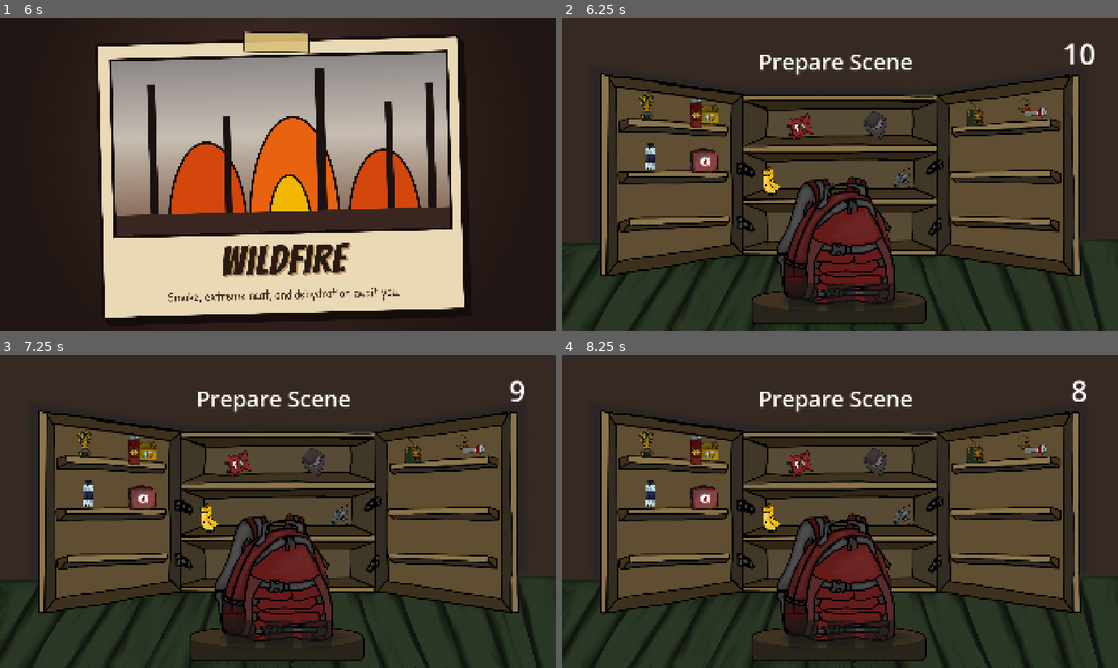
Above: before the commit, frames 1-4 (two rows, left to right).
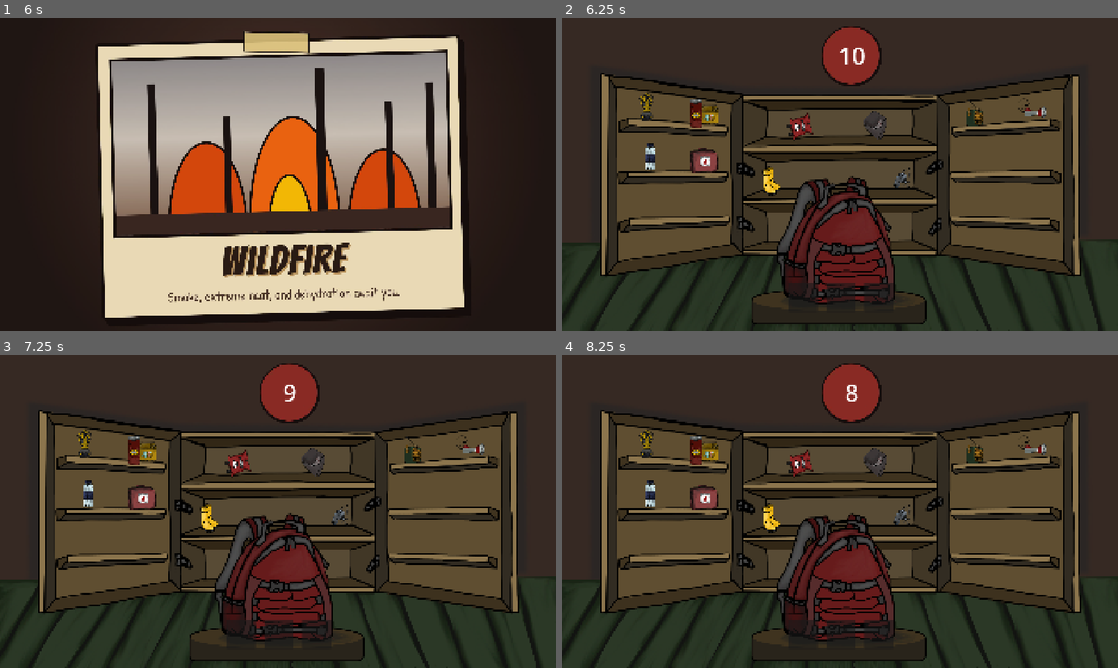
Above: after the commit, the same moments.

Repository: hsnpgm-user/fivepercent
Game: Godot game, scene res://Scenes/menu.tscn
Two runs of this game, one before a commit and one after it. Both use one fixed random seed, a clock stepped at 60 frames per second and the inputs below.
Inputs (mouse positions are in pixels of both pictures, inside the frame that each line leads up to):
- Up to frame 1 (6 s): click (105, 177) at 0.5 s; tap Enter at 1.25, 3.5, 5.75 s; move the mouse to (400, 158) at 1.27 s; click (400, 158) at 1.42 s; tap Space at 2, 5 s; move the mouse to (166, 190) at 2.02 s; click (166, 190) at 2.17 s; move the mouse to (333, 105) at 2.77 s; click (333, 105) at 2.92 s; move the mouse to (250, 237) at 3.52 s; click (250, 237) at 3.67 s; move the mouse to (444, 221) at 4.27 s; click (444, 221) at 4.42 s; move the mouse to (111, 127) at 5.02 s; click (111, 127) at 5.17 s; move the mouse to (305, 174) at 5.77 s; click (305, 174) at 5.92 s
- Up to frame 2 (6.25 s): no input
- Up to frame 3 (7.25 s): tap Space at 6.5 s; move the mouse to (239, 633) at 6.52 s; click (239, 633) at 6.67 s
- Up to frame 4 (8.25 s): move the mouse to (840, 633) at 7.27 s; click (840, 633) at 7.42 s; move the mouse to (878, 633) at 8.02 s; click (878, 633) at 8.17 s

Frame 1 is identical in both runs. In frame 2, 2.2% of the frame differs, in the area x 35-96%, y 2-22%; in frame 3, 2.2%; in frame 4, 2.2%.

Commit message:
Polish UI and crisis balance fixes
This update refreshes the game UI with a new app icon, reworked prepare/endgame layouts, and adjusted labels and textures for clearer status presentation. It also fixes crisis-item handling so the correct disaster response prevents debuffs, resets the initial survival score, and updates the export icon configuration for the packaged build.

Diff:
--- a/Scenes/in_game.tscn
+++ b/Scenes/in_game.tscn
@@ -9,6 +9,7 @@
 [ext_resource type="Texture2D" uid="uid://h50v11scnadk" path="res://Assets/UI/heath bar.png" id="5_tikr8"]
 [ext_resource type="Texture2D" uid="uid://b5mlqdhdnacew" path="res://Assets/UI/warning_pop_up_message_success.png" id="6_2fron"]
 [ext_resource type="Texture2D" uid="uid://cm683yfkdf6is" path="res://Assets/UI/warning_pop_up_message.png" id="7_tikr8"]
+[ext_resource type="Texture2D" uid="uid://b5l1040pqfati" path="res://Assets/UI/luse_con..png" id="8_tikr8"]
 
 [sub_resource type="LabelSettings" id="LabelSettings_ltx6v"]
 font_size = 25
@@ -17,6 +18,12 @@
 
 [sub_resource type="LabelSettings" id="LabelSettings_1e0w3"]
 font_size = 50
+
+[sub_resource type="LabelSettings" id="LabelSettings_tikr8"]
+font_size = 40
+
+[sub_resource type="LabelSettings" id="LabelSettings_r382v"]
+font_size = 35
 
 [sub_resource type="StyleBoxTexture" id="StyleBoxTexture_0tqgd"]
 texture = ExtResource("3_1e0w3")
@@ -117,25 +124,6 @@
 offset_bottom = 813.0
 texture = ExtResource("6_2fron")
 expand_mode = 2
-
-[node name="SituationLabel2" type="Label" parent="UI/SituationTexture" unique_id=372985048]
-custom_maximum_size = Vector2(800, 200)
-layout_mode = 1
-anchors_preset = 8
-anchor_left = 0.5
-anchor_top = 0.5
-anchor_right = 0.5
-anchor_bottom = 0.5
-offset_left = -282.0
-offset_top = -137.0
-offset_right = 268.0
-offset_bottom = 63.0
-grow_horizontal = 2
-grow_vertical = 2
-label_settings = SubResource("LabelSettings_ltx6v")
-horizontal_alignment = 1
-vertical_alignment = 1
-autowrap_mode = 2
 
 [node name="SituationLabel" type="Label" parent="UI/SituationTexture" unique_id=1034909813]
 custom_maximum_size = Vector2(550, 200)
@@ -213,33 +201,38 @@
 grow_horizontal = 2
 grow_vertical = 2
 
-[node name="ColorRect" type="ColorRect" parent="EndGameScreen" unique_id=304206014]
+[node name="TextureRect" type="TextureRect" parent="EndGameScreen" unique_id=1642177140]
+layout_mode = 0
+offset_left = -474.0
+offset_top = -31.0
+offset_right = 1446.0
+offset_bottom = 1049.0
+texture = ExtResource("8_tikr8")
+
+[node name="MarginContainer" type="MarginContainer" parent="EndGameScreen" unique_id=1198837627]
 layout_mode = 1
 anchors_preset = 15
 anchor_right = 1.0
 anchor_bottom = 1.0
-grow_horizontal = 2
-grow_vertical = 2
-color = Color(0.13725491, 0.13725491, 0.13725491, 0.9254902)
-
-[node name="MarginContainer" type="MarginContainer" parent="EndGameScreen" unique_id=1198837627]
-layout_mode = 1
-anchors_preset = 15
-anchor_right = 1.0
-anchor_bottom = 1.0
+offset_top = 105.0
+offset_right = -25.684998
+offset_bottom = 75.0
 grow_horizontal = 2
 grow_vertical = 2
 theme_override_constants/margin_left = 30
-theme_override_constants/margin_top = 50
+theme_override_constants/margin_top = 96
 theme_override_constants/margin_right = 30
 theme_override_constants/margin_bottom = 50
 
 [node name="VBoxContainer" type="VBoxContainer" parent="EndGameScreen/MarginContainer" unique_id=786550284]
 layout_mode = 2
-theme_override_constants/separation = 97
+offset_transform_enabled = true
+theme_override_constants/separation = 55
 
 [node name="Label" type="Label" parent="EndGameScreen/MarginContainer/VBoxContainer" unique_id=2017305940]
 layout_mode = 2
+offset_transform_enabled = true
+offset_transform_position = Vector2(0, -89.86)
 text = "Title"
 label_settings = SubResource("LabelSettings_1e0w3")
 horizontal_alignment = 1
@@ -247,48 +240,77 @@
 
 [node name="MarginContainer" type="MarginContainer" parent="EndGameScreen/MarginContainer/VBoxContainer" unique_id=482323700]
 layout_mode = 2
+offset_transform_enabled = true
+offset_transform_position = Vector2(720.72, 0)
 
 [node name="HBoxContainer" type="HBoxContainer" parent="EndGameScreen/MarginContainer/VBoxContainer/MarginContainer" unique_id=1500964652]
 layout_mode = 2
 
 [node name="Label" type="Label" parent="EndGameScreen/MarginContainer/VBoxContainer/MarginContainer/HBoxContainer" unique_id=55112181]
 layout_mode = 2
+text = "aa"
+label_settings = SubResource("LabelSettings_tikr8")
+horizontal_alignment = 2
+vertical_alignment = 1
 
 [node name="MarginContainer2" type="MarginContainer" parent="EndGameScreen/MarginContainer/VBoxContainer" unique_id=1204685851]
 layout_mode = 2
+offset_transform_enabled = true
+offset_transform_position = Vector2(720.72, 0)
 
 [node name="HBoxContainer" type="HBoxContainer" parent="EndGameScreen/MarginContainer/VBoxContainer/MarginContainer2" unique_id=1264173391]
 layout_mode = 2
 
 [node name="Label" type="Label" parent="EndGameScreen/MarginContainer/VBoxContainer/MarginContainer2/HBoxContainer" unique_id=1911529817]
 layout_mode = 2
+text = "aa"
+label_settings = SubResource("LabelSettings_tikr8")
+horizontal_alignment = 2
+vertical_alignment = 1
 
 [node name="MarginContainer3" type="MarginContainer" parent="EndGameScreen/MarginContainer/VBoxContainer" unique_id=1806173505]
 layout_mode = 2
+offset_transform_enabled = true
+offset_transform_position = Vector2(720.72, 0)
 
 [node name="HBoxContainer" type="HBoxContainer" parent="EndGameScreen/MarginContainer/VBoxContainer/MarginContainer3" unique_id=1594331591]
 layout_mode = 2
 
 [node name="Label" type="Label" parent="EndGameScreen/MarginContainer/VBoxContainer/MarginContainer3/HBoxContainer" unique_id=1697090135]
 layout_mode = 2
+text = "aa"
+label_settings = SubResource("LabelSettings_tikr8")
+horizontal_alignment = 2
+vertical_alignment = 1
 
 [node name="MarginContainer4" type="MarginContainer" parent="EndGameScreen/MarginContainer/VBoxContainer" unique_id=913675509]
 layout_mode = 2
+offset_transform_enabled = true
+offset_transform_position = Vector2(720.72, 0)
 
 [node name="HBoxContainer" type="HBoxContainer" parent="EndGameScreen/MarginContainer/VBoxContainer/MarginContainer4" unique_id=488672139]
 layout_mode = 2
 
 [node name="Label" type="Label" parent="EndGameScreen/MarginContainer/VBoxContainer/MarginContainer4/HBoxContainer" unique_id=676956387]
 layout_mode = 2
+text = "aa"
+label_settings = SubResource("LabelSettings_tikr8")
+horizontal_alignment = 2
+vertical_alignment = 1
 
 [node name="MarginContainer5" type="MarginContainer" parent="EndGameScreen/MarginContainer/VBoxContainer" unique_id=2113871212]
 layout_mode = 2
 
 [node name="HBoxContainer" type="HBoxContainer" parent="EndGameScreen/MarginContainer/VBoxContainer/MarginContainer5" unique_id=997879430]
 layout_mode = 2
+alignment = 1
 
 [node name="Label" type="Label" parent="EndGameScreen/MarginContainer/VBoxContainer/MarginContainer5/HBoxContainer" unique_id=768174803]
 layout_mode = 2
+text = "aa"
+label_settings = SubResource("LabelSettings_r382v")
+horizontal_alignment = 2
+vertical_alignment = 1
 
 [node name="ContinueButton" type="Button" parent="EndGameScreen/MarginContainer/VBoxContainer" unique_id=1321720399]
 custom_minimum_size = Vector2(300, 150)
@@ -310,7 +332,7 @@
 [node name="CustomTimer" type="Timer" parent="." unique_id=1337223051]
 
 [node name="SurvivalStatsTimer" type="Timer" parent="." unique_id=1633797444]
-wait_time = 1.6999999999999997
+wait_time = 1.6999999999999995
 
 [node name="ItemAudioPlayer" type="AudioStreamPlayer2D" parent="." unique_id=1922164328]
 
--- a/Scenes/prepare.tscn
+++ b/Scenes/prepare.tscn
@@ -4,12 +4,10 @@
 [ext_resource type="AudioStream" uid="uid://da275thnmyhdy" path="res://Assets/Audio/SFX/backpack1.mp3" id="2_0skrd"]
 [ext_resource type="AudioStream" uid="uid://d1tyf0n33jolx" path="res://Assets/Audio/SFX/alarm1.mp3" id="3_2kngy"]
 [ext_resource type="Texture2D" uid="uid://bc01c7lp0ws0m" path="res://Assets/CustomBackgrounds/closet_bg.png" id="4_2kngy"]
+[ext_resource type="Texture2D" uid="uid://c10m1eiyhrt7t" path="res://Assets/UI/timer.png" id="5_wi5vh"]
 
 [sub_resource type="LabelSettings" id="LabelSettings_p16ah"]
-font_size = 100
-
-[sub_resource type="LabelSettings" id="LabelSettings_p231s"]
-font_size = 77
+font_size = 120
 
 [node name="Prepare" type="Control" unique_id=2002134061]
 layout_mode = 3
@@ -32,25 +30,23 @@
 [node name="PrepareTime" type="Timer" parent="." unique_id=143126219]
 wait_time = 10.0
 
-[node name="Countdown" type="Label" parent="." unique_id=474741670]
+[node name="TextureRect2" type="TextureRect" parent="." unique_id=1689918916]
 layout_mode = 0
-offset_left = 1706.0
+offset_left = 895.0
 offset_top = 27.0
-offset_right = 1867.0
-offset_bottom = 220.0
+offset_right = 1203.0
+offset_bottom = 336.0
+scale = Vector2(0.68097067, 0.68097067)
+texture = ExtResource("5_wi5vh")
+
+[node name="Countdown" type="Label" parent="TextureRect2" unique_id=474741670]
+layout_mode = 0
+offset_left = 55.80269
+offset_top = 51.39722
+offset_right = 255.80269
+offset_bottom = 251.39722
 text = "10"
 label_settings = SubResource("LabelSettings_p16ah")
-horizontal_alignment = 1
-vertical_alignment = 1
-
-[node name="Label" type="Label" parent="." unique_id=1494227353]
-layout_mode = 0
-offset_left = 610.0
-offset_top = 97.0
-offset_right = 1279.0
-offset_bottom = 203.0
-text = "Prepare Scene"
-label_settings = SubResource("LabelSettings_p231s")
 horizontal_alignment = 1
 vertical_alignment = 1
 
--- a/Scenes/upgrade_screen.tscn
+++ b/Scenes/upgrade_screen.tscn
@@ -13,7 +13,7 @@
 font_size = 40
 
 [sub_resource type="LabelSettings" id="LabelSettings_g1a74"]
-font_size = 60
+font_size = 50
 outline_size = 4
 shadow_size = 26
 
@@ -83,6 +83,11 @@
 offset_bottom = 949.0
 texture = ExtResource("2_l53bo")
 
+[node name="Canta" type="Sprite2D" parent="TextureRect2" unique_id=501850896]
+position = Vector2(124, 625)
+scale = Vector2(1.0249101, 1.0249101)
+texture = ExtResource("4_gmf5r")
+
 [node name="MarginContainer" type="MarginContainer" parent="." unique_id=1052221184]
 custom_minimum_size = Vector2(400, 600)
 layout_mode = 1
@@ -102,7 +107,7 @@
 [node name="VBoxContainer" type="VBoxContainer" parent="MarginContainer" unique_id=1153734996]
 layout_mode = 2
 size_flags_vertical = 0
-theme_override_constants/separation = 80
+theme_override_constants/separation = 107
 
 [node name="TotalScore" type="Label" parent="MarginContainer/VBoxContainer" unique_id=1742429498]
 layout_mode = 2
@@ -124,11 +129,6 @@
 label_settings = SubResource("LabelSettings_g1a74")
 horizontal_alignment = 1
 vertical_alignment = 1
-
-[node name="Canta" type="Sprite2D" parent="MarginContainer" unique_id=501850896]
-position = Vector2(-696.04694, 733.8901)
-scale = Vector2(1.3852142, 1.3852142)
-texture = ExtResource("4_gmf5r")
 
 [node name="StatusMsg" type="Label" parent="." unique_id=1629961906]
 layout_mode = 0
--- a/Scripts/CharacterScripts/GameManager.gd
+++ b/Scripts/CharacterScripts/GameManager.gd
@@ -21,7 +21,7 @@
 var tex_ch_fire = preload("res://Assets/disasters/fire_body.png")
 
 var max_bag_slot_count: int = 3
-var survival_points: int = 700
+var survival_points: int = 0
 var cabinet_slots: Array = []
 var bag_slots: Array = []
 
--- a/Scripts/LevelScripts/in_game.gd
+++ b/Scripts/LevelScripts/in_game.gd
@@ -277,39 +277,38 @@
 	play_item_sound(item_id)
 
 	# 1. Temel İhtiyaç Giderme (Su / Konserve)
-	if item.has("thirst_restore" or item_id == "water"):
-		GameManager.player_stats["thirst"] = min(100, GameManager.player_stats["thirst"] + item["thirst_restore"])
-	if item.has("hunger_restore" or item_id == "con_foods"):
-		GameManager.player_stats["hunger"] = min(100, GameManager.player_stats["hunger"] + item["hunger_restore"])
-
-	# --- KRİZ KONTROLÜ ÖNCE YAPILIYOR ---
+	if item_id == "water" or item.has("thirst_restore"):
+		var restore_val = item.get("thirst_restore", 35)
+		GameManager.player_stats["thirst"] = min(100, GameManager.player_stats["thirst"] + restore_val)
+
+	if item_id == "con_foods" or item.has("hunger_restore"):
+		var restore_val = item.get("hunger_restore", 35)
+		GameManager.player_stats["hunger"] = min(100, GameManager.player_stats["hunger"] + restore_val)
+
+	# --- KRİZ KONTROLÜ ---
 	var is_correct_item_for_event = false
 	if event_active and active_event.has("item") and item_id == active_event["item"]:
 		is_correct_item_for_event = true
 
-	# 2. Afet Matrisi ve Eşya Özel Etkileri (Doğru eşyadaysa debuff'lar engellenir)
-	for proto in GameManager.all_item_pool:
-		if proto["item_id"] == item_id and proto.has("effects"):
-			var disaster_effects = proto["effects"]
-			if disaster_effects.has(GameManager.current_disaster):
-				var effect_data = disaster_effects[GameManager.current_disaster]
-				var target_stat = effect_data["stat"]
-				var val = effect_data["val"]
-
-				if is_correct_item_for_event and val < 0:
-					continue
-
-				if target_stat == "health":
-					if item_id == "med_kit":
-						if event_active:
-							GameManager.player_stats["health"] = min(100, GameManager.player_stats["health"] + 18)
+	# 2. Afet Matrisi ve Eşya Özel Etkileri
+	# KURAL: Kriz anında doğru eşyaysa, hiçbir eksi etki (debuff/ceza) uygulanmaz!
+	if not is_correct_item_for_event:
+		for proto in GameManager.all_item_pool:
+			if proto["item_id"] == item_id and proto.has("effects"):
+				var disaster_effects = proto["effects"]
+				if disaster_effects.has(GameManager.current_disaster):
+					var effect_data = disaster_effects[GameManager.current_disaster]
+					var target_stat = effect_data["stat"]
+					var val = effect_data["val"]
+
+					if target_stat == "health":
+						if item_id == "med_kit":
+							GameManager.player_stats["health"] = min(100, GameManager.player_stats["health"] + 5)
 						else:
-							GameManager.player_stats["health"] = min(100, GameManager.player_stats["health"] + 5)
+							if val < 0:
+								GameManager.player_stats["health"] = max(0, GameManager.player_stats["health"] + val)
 					else:
-						if val < 0:
-							GameManager.player_stats["health"] = max(0, GameManager.player_stats["health"] + val)
-				else:
-					GameManager.player_stats[target_stat] = clamp(GameManager.player_stats[target_stat] + val, 0, 100)
+						GameManager.player_stats[target_stat] = clamp(GameManager.player_stats[target_stat] + val, 0, 100)
 
 	# 3. Kriz Durumunu Tamamlama
 	if is_correct_item_for_event:
@@ -323,7 +322,6 @@
 	update_radial_stats_ui()
 
 	# --- HİKAYESEL GÖRSEL GERİ BİLDİRİM ---
-
 	if is_correct_item_for_event:
 		situation_label.text = "Crisis Resolved! (+100 Points)"
 		if sit_tex: sit_tex.visible = true
@@ -429,13 +427,13 @@
 		summary_title_label.text = title_text
 
 	if summary_label_1:
-		summary_label_1.text = "⏱️ Survival Time: " + str(int(elapsed_time)) + " Seconds"
+		summary_label_1.text = str(int(elapsed_time)) + " Seconds"
 	if summary_label_2:
-		summary_label_2.text = "✅ Correct Choice: " + str(successful_interventions)
+		summary_label_2.text = str(successful_interventions)
 	if summary_label_3:
-		summary_label_3.text = "⭐ Points Earned: +" + str(earned_score)
+		summary_label_3.text = str(earned_score)
 	if summary_label_4:
-		summary_label_4.text = "🏆 Total Score: " + str(GameManager.survival_points)
+		summary_label_4.text = str(GameManager.survival_points)
 	if summary_label_5:
 		summary_label_5.text = advice_text
 
--- a/Scripts/LevelScripts/prepare.gd
+++ b/Scripts/LevelScripts/prepare.gd
@@ -11,7 +11,7 @@
 var time_left: float = 10
 
 @onready var prepare_time: Timer = $PrepareTime
-@onready var countdown: Label = $Countdown
+@onready var countdown: Label = $TextureRect2/Countdown
 
 # Called when the node enters the scene tree for the first time.
 func _ready() -> void:
Binary file added: Assets/UI/game_icon.png
Not shown, changed: Assets/UI/game_icon.png.import
Binary file removed: Assets/UI/luse con..png
Not shown, changed: export_presets.cfg
